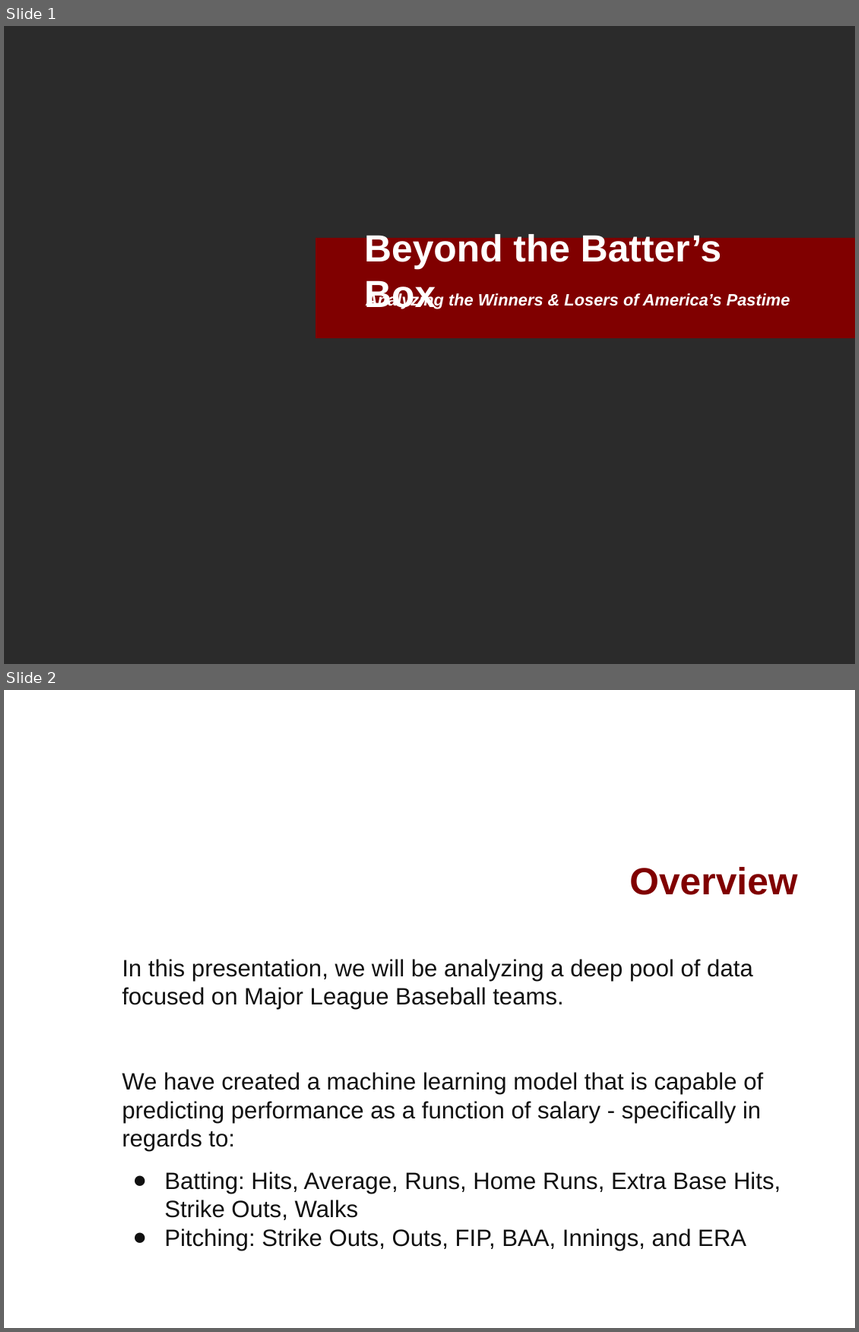
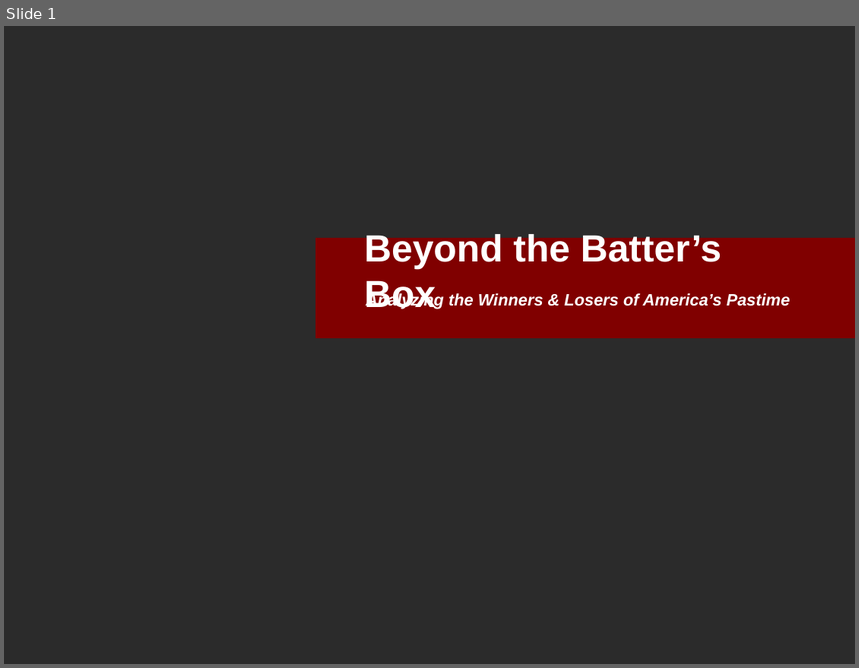
Before and after one commit to davidfashbinder/final_project, a slide deck: Final Presentation.pptx. Shown one above the other, each under a label of ours: slides 1 and 2 before the commit, slide 1 after it. The pictures are 859x1332 and 859x668 pixels, drawn with LibreOffice and Linux fonts; fonts in the diff are those of the drawing; background and template pictures are left out; a plain dark background stands for a picture behind light text. Boxes give left, top, right and bottom in pixels: in the first picture for what was removed or moved away, otherwise in the second. Text is boxed around its words. In the diff, an @@ line names an element or a change of style, - is before the commit and + after.

```diff
--- a/Final Presentation.pptx
+++ b/Final Presentation.pptx
@@ slide 2 removed at box(4, 690, 855, 1328), background picture (left out) @@
@@ title removed at box(629, 867, 797, 895) @@
-Overview
@@ text removed at box(122, 959, 781, 1251) @@
-In this presentation, we will be analyzing a deep pool of data focused on Major League Baseball teams.
-We have created a machine learning model that is capable of predicting performance as a function of salary - specifically in regards to:
-● Batting: Hits, Average, Runs, Home Runs, Extra Base Hits, Strike Outs, Walks
-● Pitching: Strike Outs, Outs, FIP, BAA, Innings, and ERA
```
Also in this commit, not shown: 9 slides changed, 7 slides added, 1 other slide removed.
